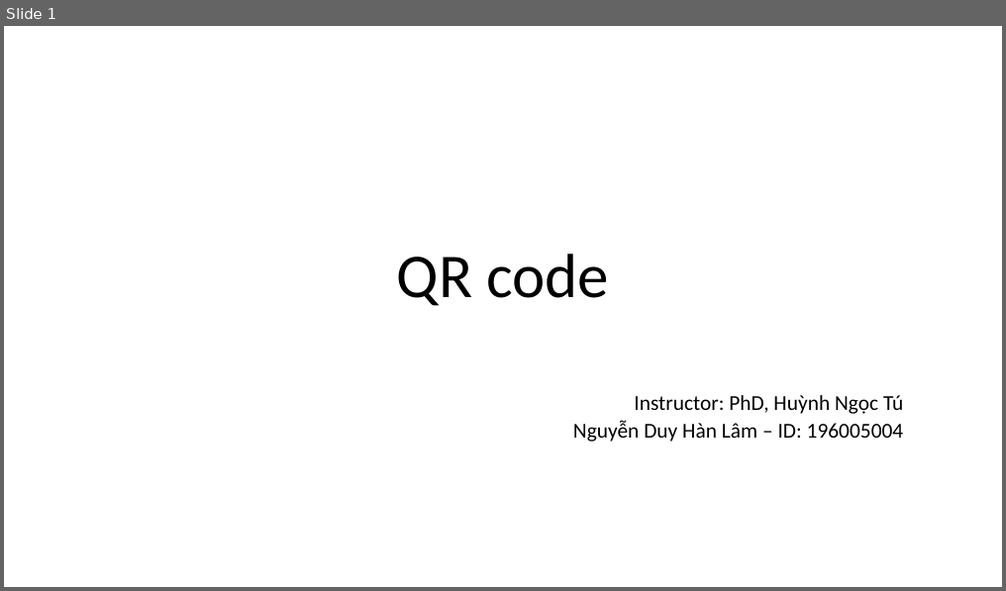
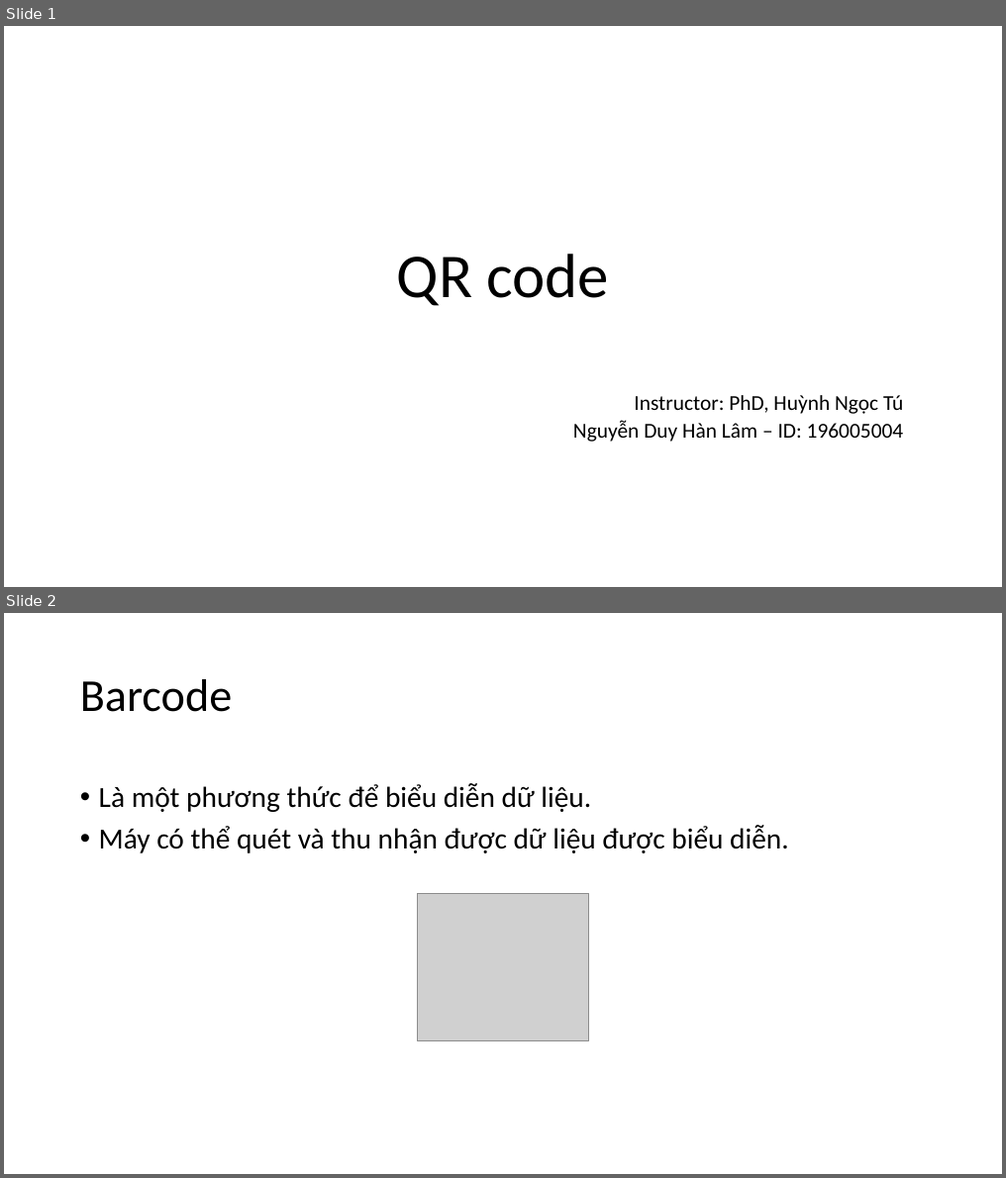
Before and after one commit to nguyenduyhanlam/Information_Security, a slide deck: QR code.pptx. Shown one above the other, each under a label of ours: slide 1 before the commit, slides 1 and 2 after it. The pictures are 1006x591 and 1006x1178 pixels, drawn with LibreOffice and Linux fonts; fonts in the diff are those of the drawing; grey boxes stand for pictures. Boxes give left, top, right and bottom in pixels: in the first picture for what was removed or moved away, otherwise in the second. Text is boxed around its words. In the diff, an @@ line names an element or a change of style, - is before the commit and + after.

```diff
--- a/QR code.pptx
+++ b/QR code.pptx
@@ slide 2 added at (4, 613, 1002, 1174), background #FFFFFF @@
@@ title added at (80, 679, 232, 712), 44 pt, text #000000 @@
+Barcode
@@ text added at (99, 783, 789, 854), 28 pt, text #000000 @@
+• Là một phương thức để biểu diễn dữ liệu.
+• Máy có thể quét và thu nhận được dữ liệu được biểu diễn.
@@ picture added at (417, 894, 589, 1042) @@
```
Also in this commit, not shown: 21 other slides added.
